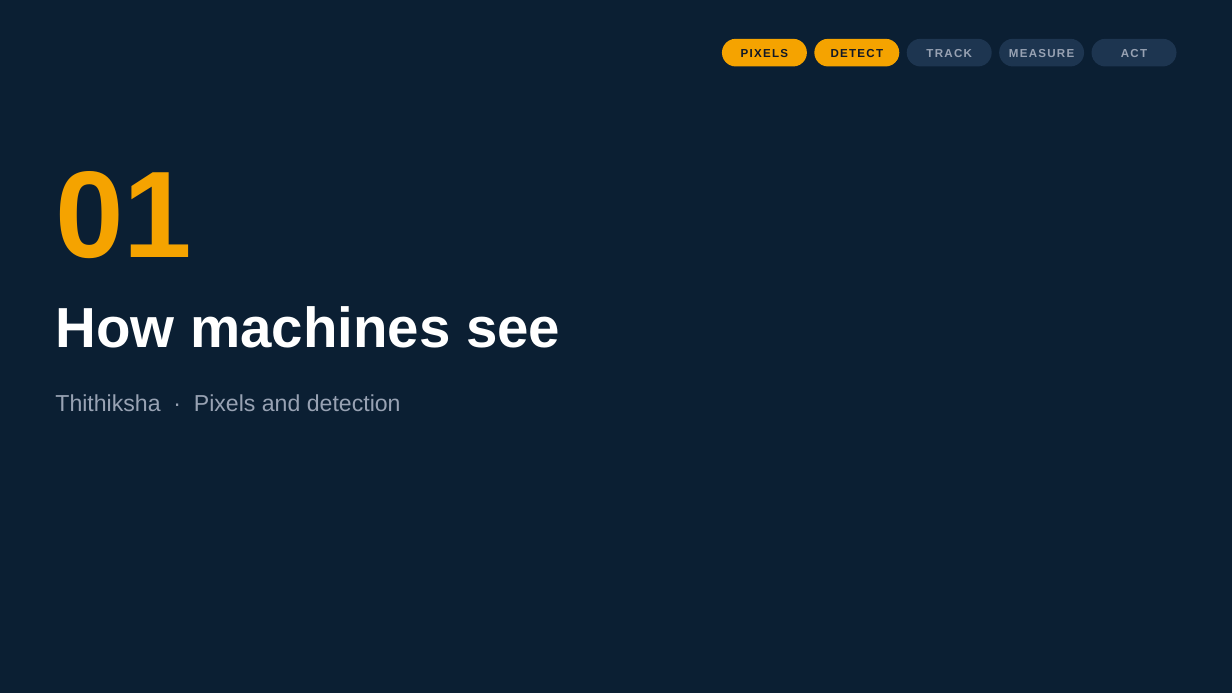
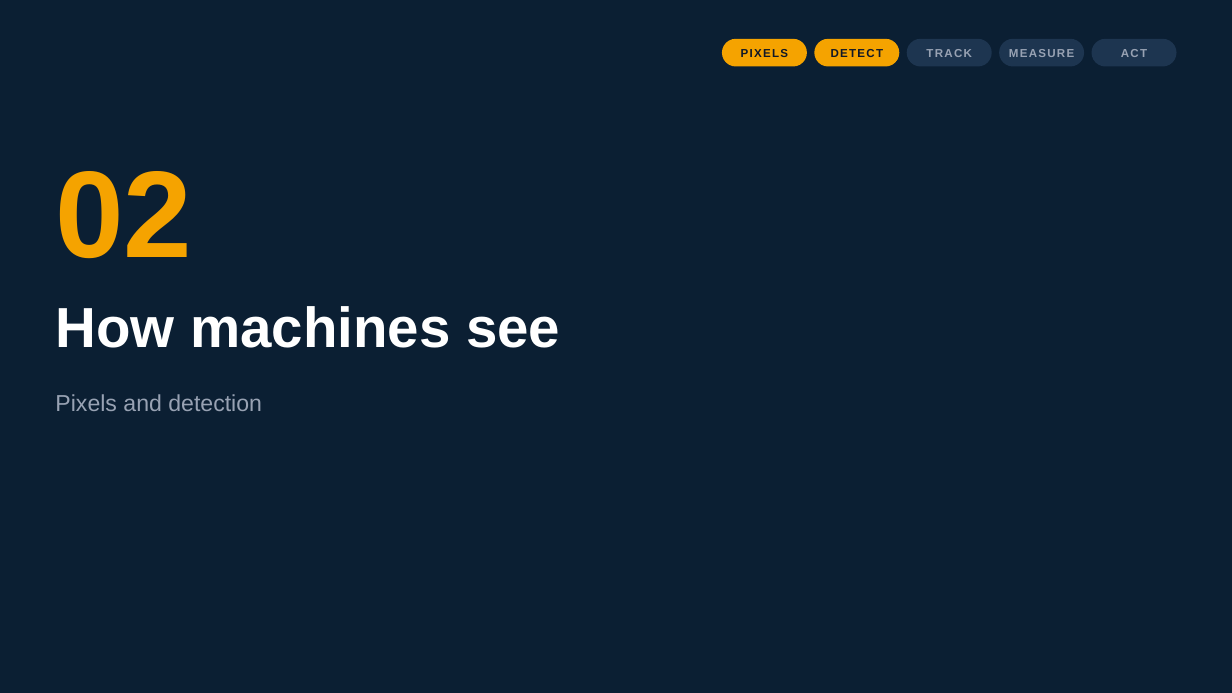
Before and after one commit to Prem-Dharshan/20XW97, a slide deck: slide 13 of cv-automation-ppt/CV_and_Automation.pptx (slide 5 before the commit). Drawn at 1232x693 pixels with LibreOffice and Linux fonts; fonts in the diff are those of the drawing. Boxes give left, top, right and bottom in pixels: in the first picture for what was removed or moved away, otherwise in the second. Text is boxed around its words. In the diff, an @@ line names an element or a change of style, - is before the commit and + after.

```diff
--- a/cv-automation-ppt/CV_and_Automation.pptx
+++ b/cv-automation-ppt/CV_and_Automation.pptx
@@ text at [55,171,192,259]: text changed @@
-01
+02
@@ text at [55,394,262,411]: text changed @@
-Thithiksha · Pixels and detection
+Pixels and detection
```
Also in this commit, not shown: 22 other slides changed, 9 slides added, 1 slide removed, 2 other files.
